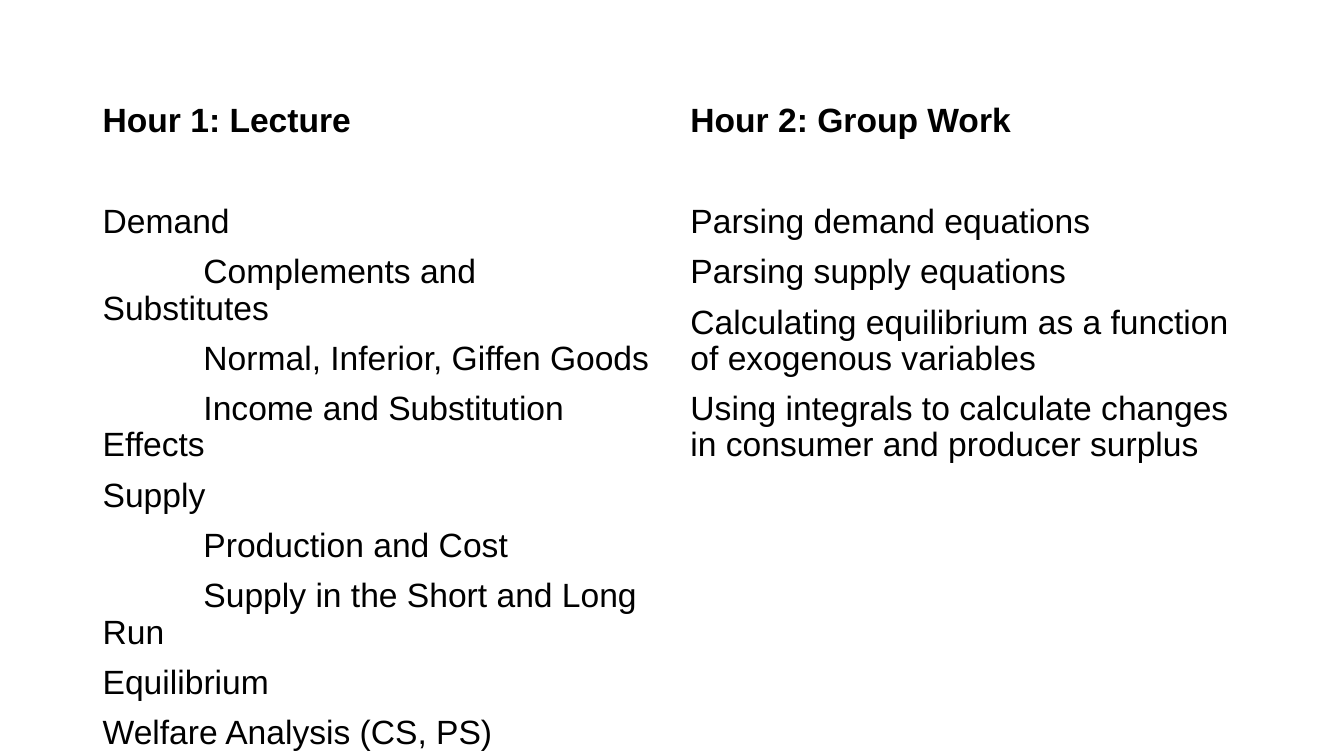
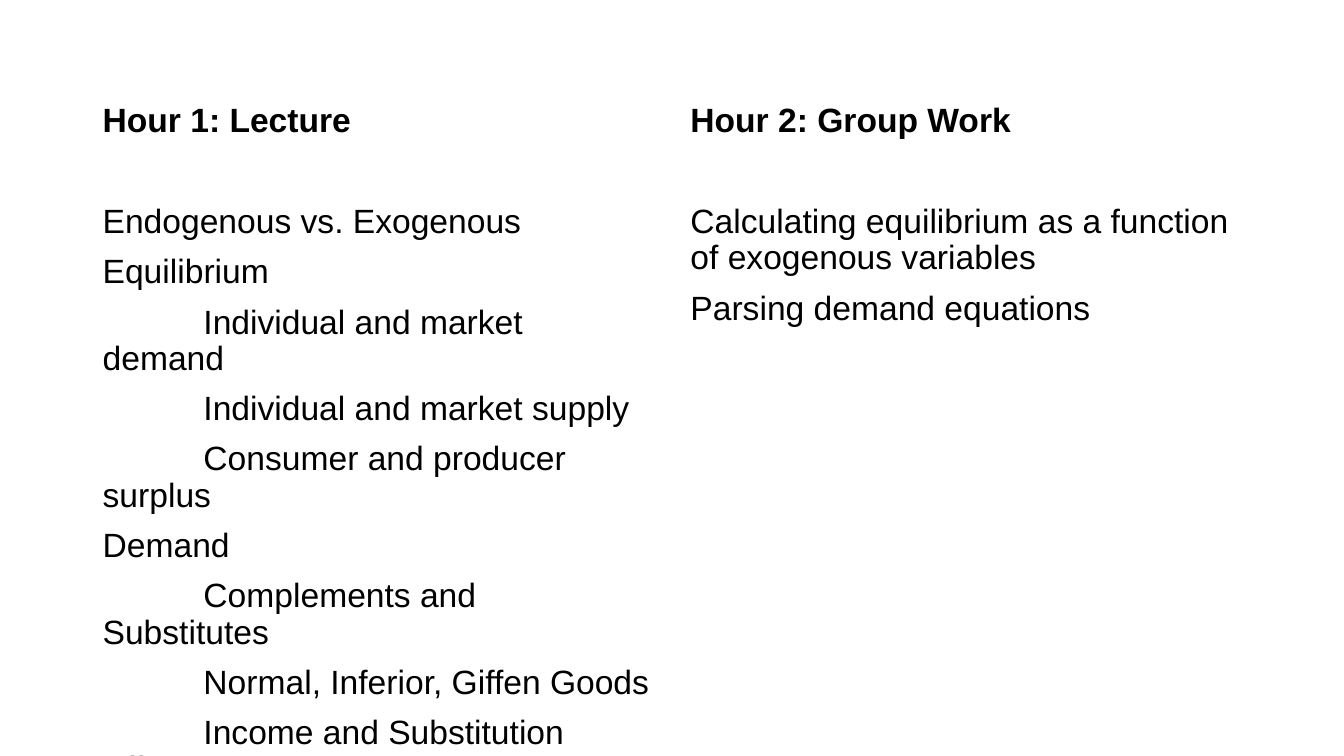
Before and after one commit to zllovesuki/econgraphs, a slide deck: slide 3 of templates/courses/stanford/W16-ECON-50/lecture2/lecture2.pptx (slide 2 before the commit). Drawn at 1344x756 pixels with LibreOffice and Linux fonts; fonts in the diff are those of the drawing. Boxes give left, top, right and bottom in pixels: in the first picture for what was removed or moved away, otherwise in the second. Text is boxed around its words. In the diff, an @@ line names an element or a change of style, - is before the commit and + after.

Commit message:
lecture 2 complete

```diff
--- a/templates/courses/stanford/W16-ECON-50/lecture2/lecture2.pptx
+++ b/templates/courses/stanford/W16-ECON-50/lecture2/lecture2.pptx
@@ text at bbox=[103, 208, 629, 514]: paragraphs added @@
+Endogenous vs. Exogenous
+Equilibrium
+Individual and market demand
+Individual and market supply
+Consumer and producer surplus
@@ text at bbox=[690, 208, 1229, 276]: paragraph added @@
+Calculating equilibrium as a function of exogenous variables
@@ text at bbox=[690, 258, 1229, 463]: paragraphs removed @@
-Parsing supply equations
-Calculating equilibrium as a function of exogenous variables
-Using integrals to calculate changes in consumer and producer surplus
@@ text at bbox=[103, 482, 637, 751]: paragraphs removed @@
-Supply
-Production and Cost
-Supply in the Short and Long Run
-Equilibrium
-Welfare Analysis (CS, PS)
```
Also in this commit, not shown: 1 other slide changed, 9 slides added, 7 other files.
